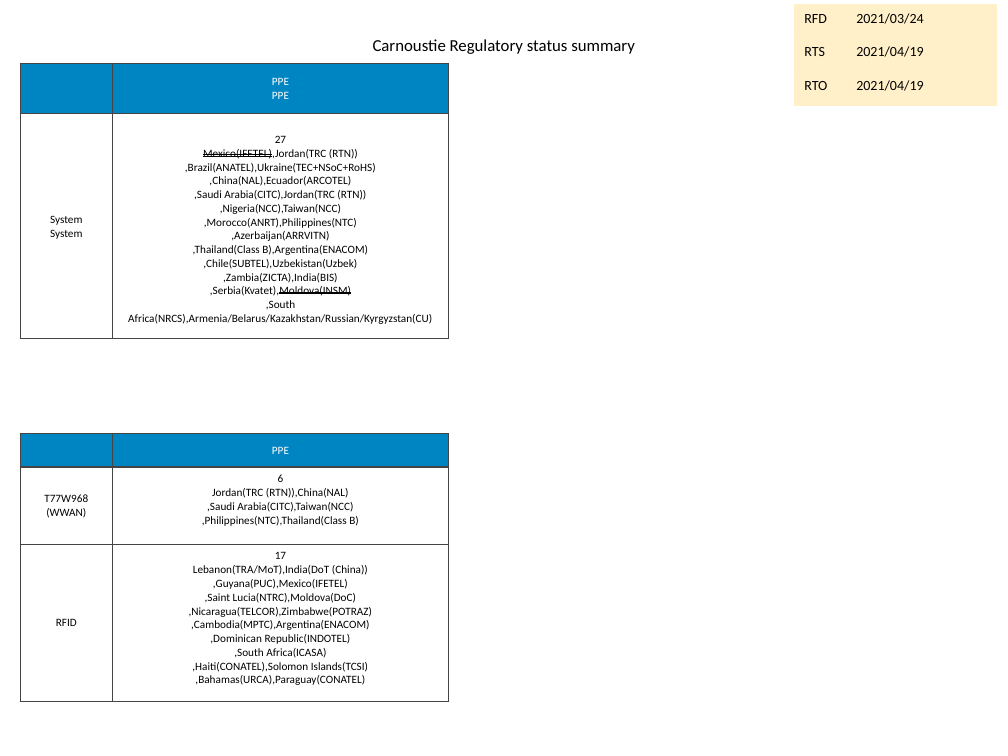
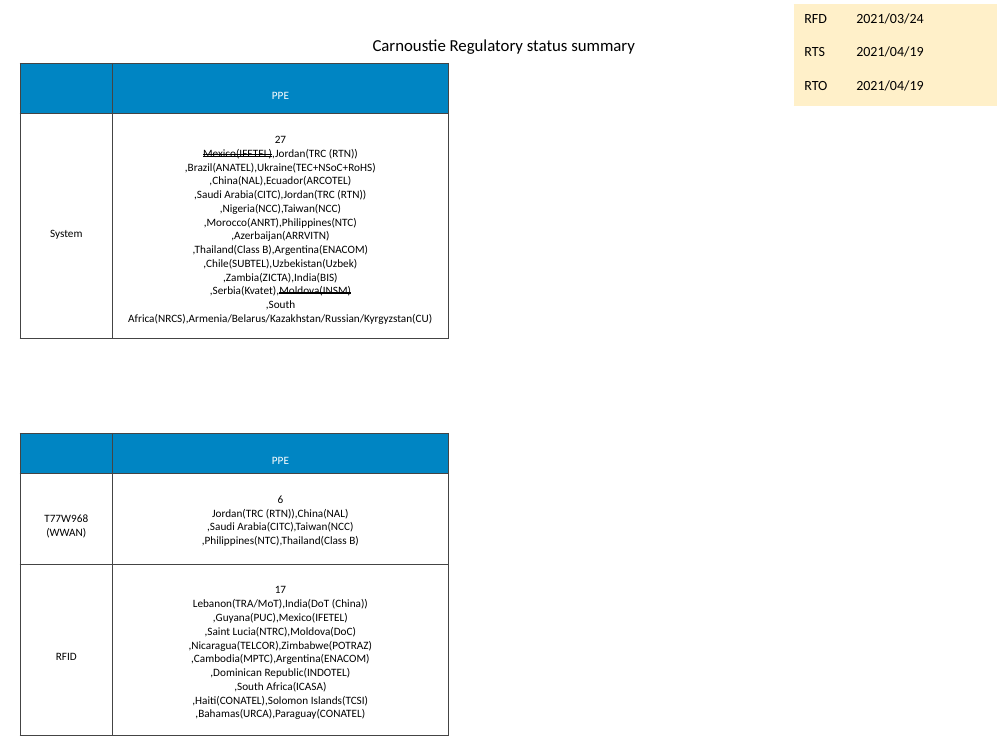
Before and after one commit to a22057916w/python_advance, a slide deck: slide 1 of pptx/result/report.pptx. Drawn at 1008x756 pixels with LibreOffice and Linux fonts; fonts in the diff are those of the drawing. Boxes give left, top, right and bottom in pixels: in the first picture for what was removed or moved away, otherwise in the second. Text is boxed around its words. In the diff, an @@ line names an element or a change of style, - is before the commit and + after.

```diff
--- a/pptx/result/report.pptx
+++ b/pptx/result/report.pptx
@@ table at [20, 64, 449, 328] @@
-row 1, column 2: PPE / PPE
+row 1, column 2: PPE
-row 2, column 1: System / System
+row 2, column 1: System
@@ table at [20, 433, 449, 723] @@
-row 2, column 2: 6 / Jordan(TRC (RTN)),China(NAL) ,Saudi Arabia(CITC),Taiwan(NCC) ,Philippines(NTC),Thailand(Class B)
+row 2, column 2: 6 / Jordan(TRC (RTN)),China(NAL) / ,Saudi Arabia(CITC),Taiwan(NCC) / ,Philippines(NTC),Thailand(Class B)
-row 3, column 2: 17 / Lebanon(TRA/MoT),India(DoT (China)) ,Guyana(PUC),Mexico(IFETEL) ,Saint Lucia(NTRC),Moldova(DoC) ,Nicaragua(TELCOR),Zimbabwe(POTRAZ) ,Cambodia(MPTC),Argentina(ENACOM) ,Dominican Republic(INDOTEL) ,South Africa(ICASA) ,Haiti(CONATEL),Solomon Islands(TCSI) ,Bahamas(URCA),Paraguay(CONATEL)
+row 3, column 2: 17 / Lebanon(TRA/MoT),India(DoT (China)) / ,Guyana(PUC),Mexico(IFETEL) / ,Saint Lucia(NTRC),Moldova(DoC) / ,Nicaragua(TELCOR),Zimbabwe(POTRAZ) / ,Cambodia(MPTC),Argentina(ENACOM) / ,Dominican Republic(INDOTEL) / ,South Africa(ICASA) / ,Haiti(CONATEL),Solomon Islands(TCSI) / ,Bahamas(URCA),Paraguay(CONATEL)
```
Also in this commit, not shown: 3 other files.
